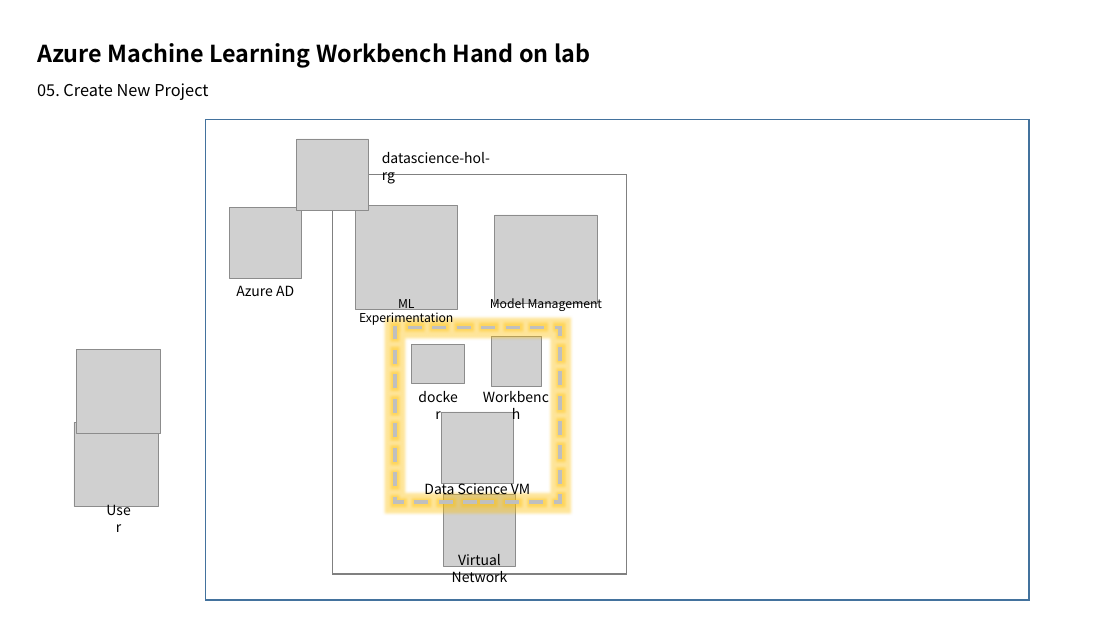
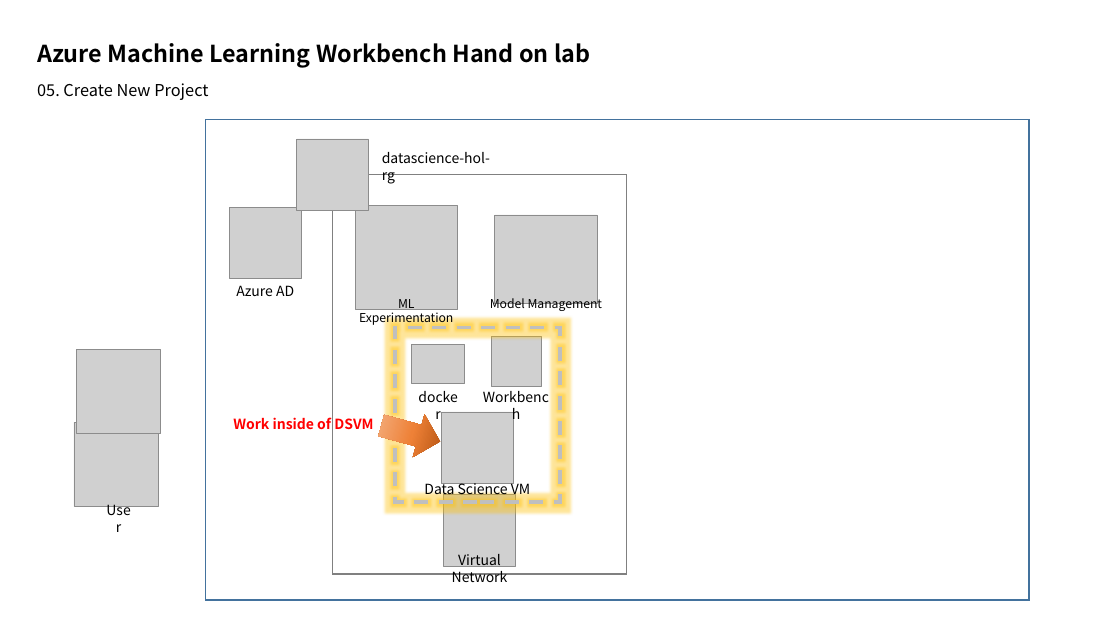
Before and after one commit to xlegend1024/az-amlw-hol, a slide deck: slide 7 of az-amlw-hol-arch.pptx. Drawn at 1120x630 pixels with LibreOffice and Linux fonts; fonts in the diff are those of the drawing; grey boxes stand for pictures. Boxes give left, top, right and bottom in pixels: in the first picture for what was removed or moved away, otherwise in the second. Text is boxed around its words. In the diff, an @@ line names an element or a change of style, - is before the commit and + after.

```diff
--- a/az-amlw-hol-arch.pptx
+++ b/az-amlw-hol-arch.pptx
@@ text added at box(233, 417, 373, 429), 12 pt, text #FF0000, bold @@
+Work inside of DSVM
@@ down arrow added at box(376, 404, 447, 463), fill gradient #B0500F to #EE8137 to #F4B183 @@
```
Also in this commit, not shown: 2 other files.
